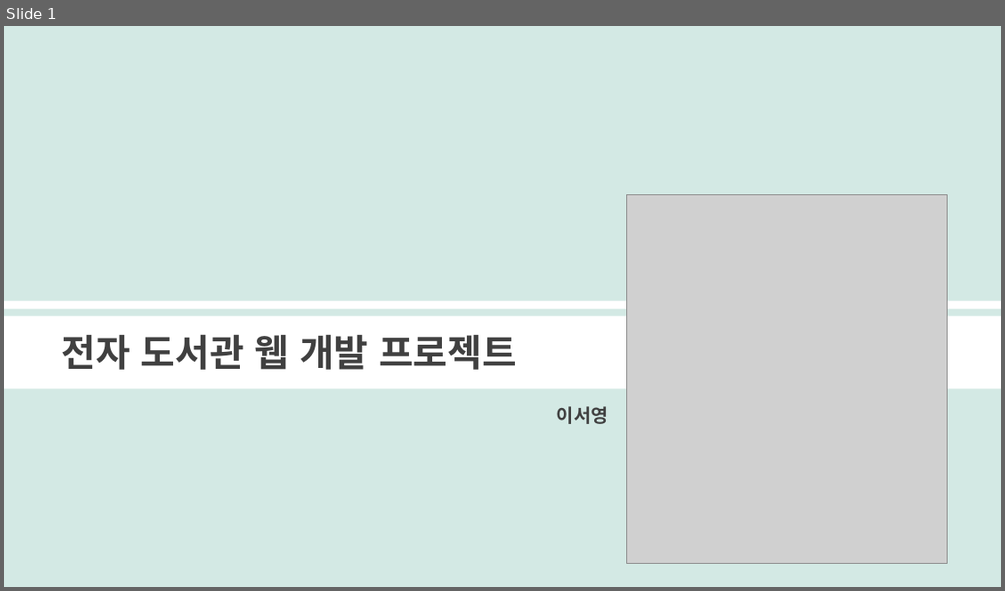
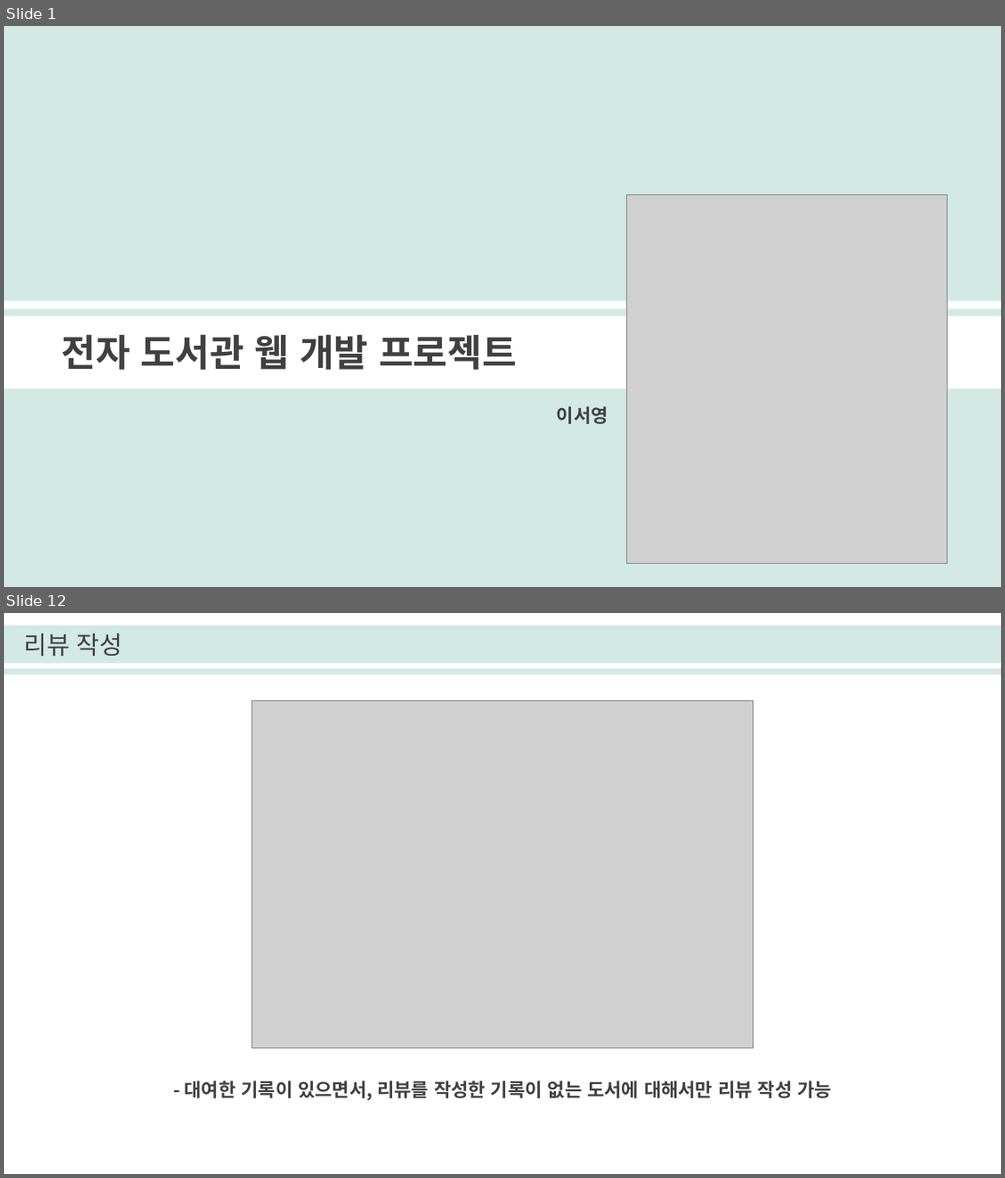
Before and after one commit to seoyounglee0105/Library_Web_Project, a slide deck: 이서영_전자도서관프로젝트.pptx. Shown one above the other, each under a label of ours: slide 1 before the commit, slides 1 and 12 after it; the slides between them are not shown. The pictures are 1005x591 and 1005x1178 pixels, drawn with LibreOffice and Linux fonts; fonts in the diff are those of the drawing; grey boxes stand for pictures. Boxes give left, top, right and bottom in pixels: in the first picture for what was removed or moved away, otherwise in the second. Text is boxed around its words. In the diff, an @@ line names an element or a change of style, - is before the commit and + after.

```diff
--- a/이서영_전자도서관프로젝트.pptx
+++ b/이서영_전자도서관프로젝트.pptx
@@ slide 12 added at (x1=4, y1=613, x2=1001, y2=1174), background #FFFFFF @@
@@ rectangle added at (x1=4, y1=625, x2=1001, y2=674), fill #D3E9E4 @@
@@ text added at (x1=24, y1=633, x2=123, y2=656), 24 pt, text #404040 @@
+리뷰 작성
@@ rectangle added at (x1=4, y1=663, x2=1001, y2=668), fill #FFFFFF @@
@@ picture added at (x1=251, y1=700, x2=753, y2=1047) @@
@@ text added at (x1=185, y1=1080, x2=832, y2=1100), 18 pt, text #404040, bold @@
+- 대여한 기록이 있으면서, 리뷰를 작성한 기록이 없는 도서에 대해서만 리뷰 작성 가능
```
Also in this commit, not shown: 5 slides changed, 8 other slides added, 3 slides removed, 10 other files.
